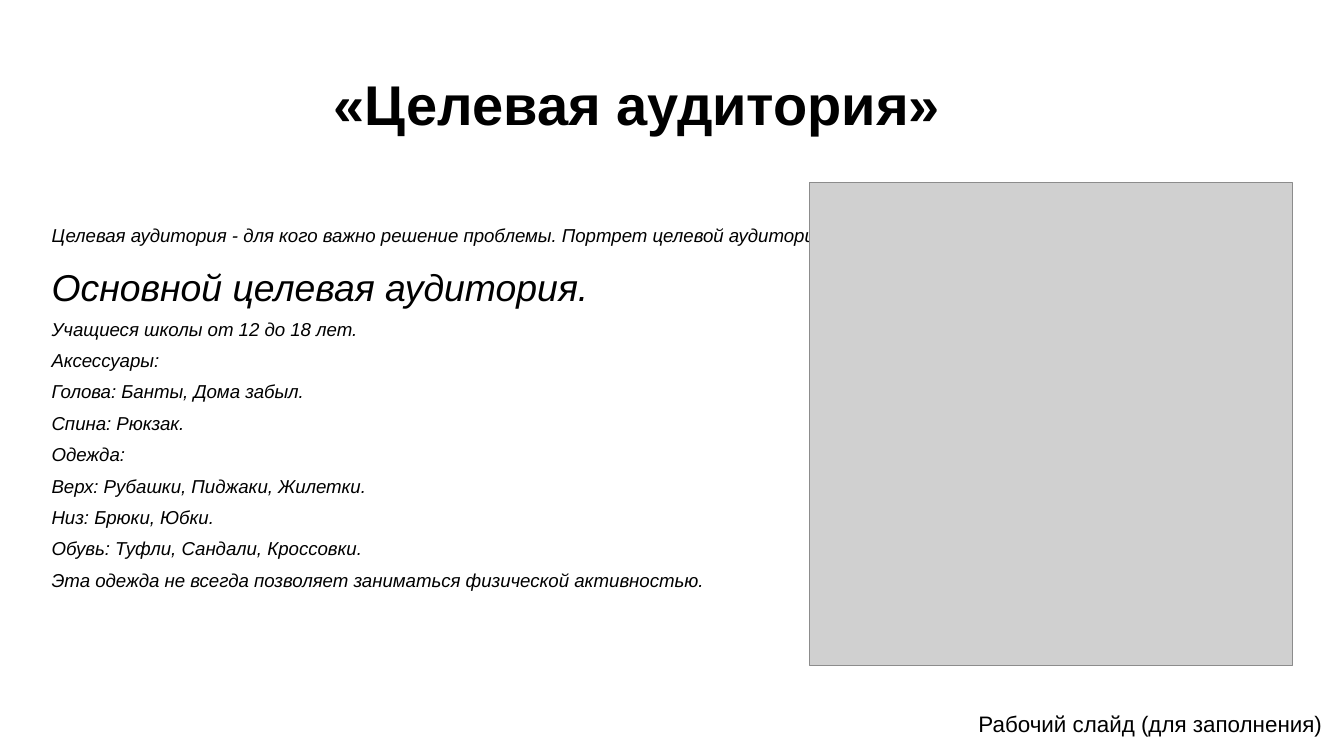
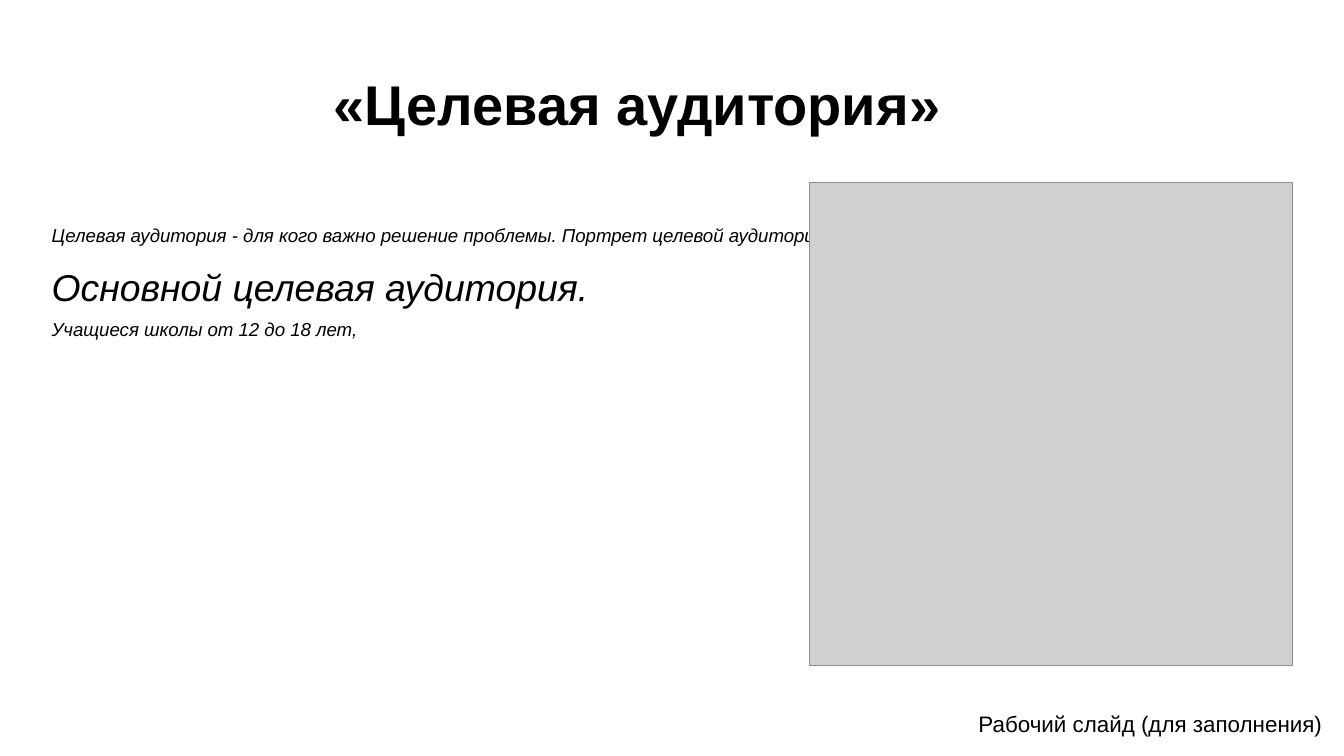
Before and after one commit to Igor20264/humorists-template, a slide deck: slide 6 of Шаблон для презентации.pptx (slide 7 before the commit). Drawn at 1344x756 pixels with LibreOffice and Linux fonts; fonts in the diff are those of the drawing; grey boxes stand for pictures; background and template pictures are left out. Boxes give left, top, right and bottom in pixels: in the first picture for what was removed or moved away, otherwise in the second. Text is boxed around its words. In the diff, an @@ line names an element or a change of style, - is before the commit and + after.

```diff
--- a/Шаблон для презентации.pptx
+++ b/Шаблон для презентации.pptx
@@ text at box(52, 322, 357, 340): text changed @@
-Учащиеся школы от 12 до 18 лет.
-Аксессуары:
-Голова: Банты, Дома забыл.
-Спина: Рюкзак.
-Одежда:
-Верх: Рубашки, Пиджаки, Жилетки.
-Низ: Брюки, Юбки.
-Обувь: Туфли, Сандали, Кроссовки.
-Эта одежда не всегда позволяет заниматься физической активностью.
+Учащиеся школы от 12 до 18 лет,
```
Also in this commit, not shown: 1 other slide changed, 1 slide removed, 3 other files.
